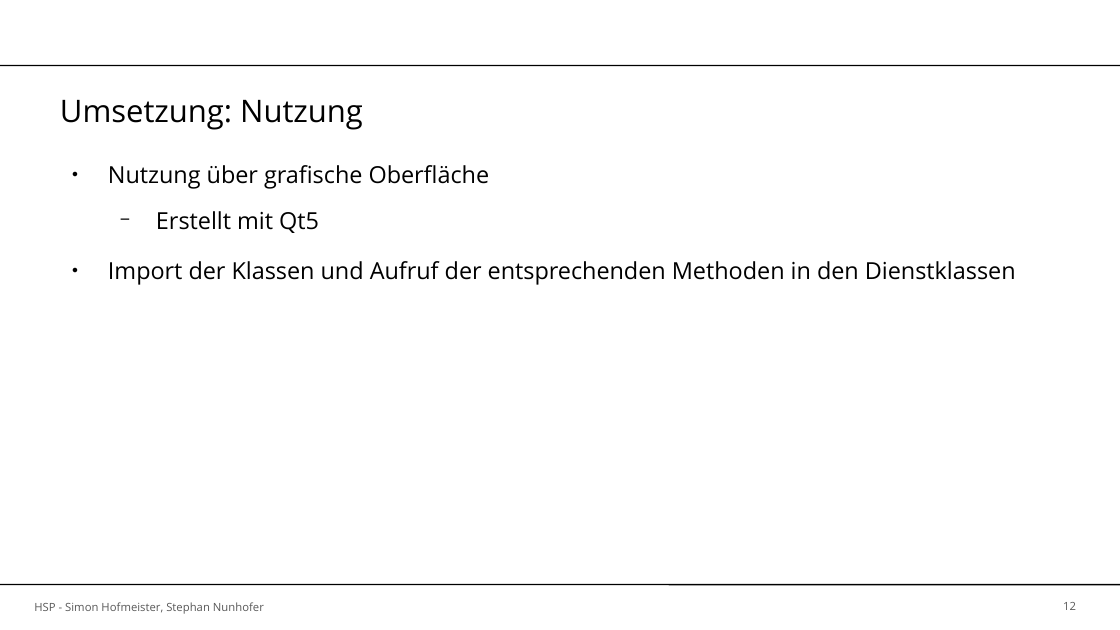
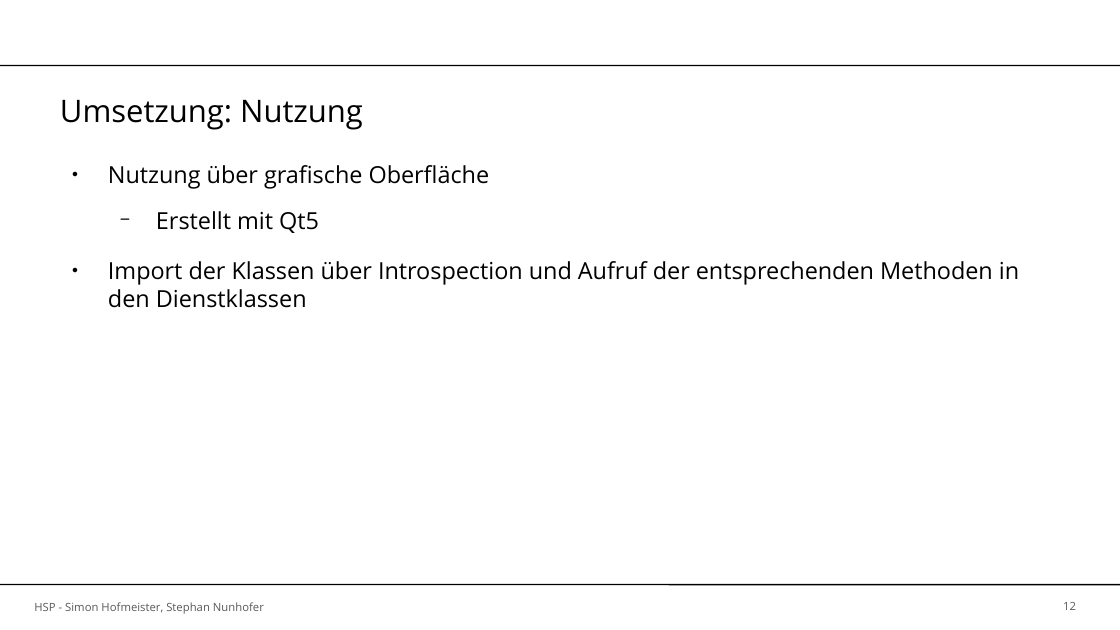
Before and after one commit to SimonHofmeister1992/HSP-Project-SaaS_Data_Conversion_Tool, a slide deck: slide 12 of docs/presentation/Abschlusspraestenation.odp. Drawn at 1120x630 pixels with LibreOffice and Linux fonts; fonts in the diff are those of the drawing; background and template pictures are left out. Boxes give left, top, right and bottom in pixels: in the first picture for what was removed or moved away, otherwise in the second. Text is boxed around its words. In the diff, an @@ line names an element or a change of style, - is before the commit and + after.

```diff
--- a/docs/presentation/Abschlusspraestenation.odp
+++ b/docs/presentation/Abschlusspraestenation.odp
@@ text at [108,261,1019,308]: text changed @@
-● Import der Klassen und Aufruf der entsprechenden Methoden in den Dienstklassen
+● Import der Klassen über Introspection und Aufruf der entsprechenden Methoden in den Dienstklassen
```
Also in this commit, not shown: 4 other slides changed.
